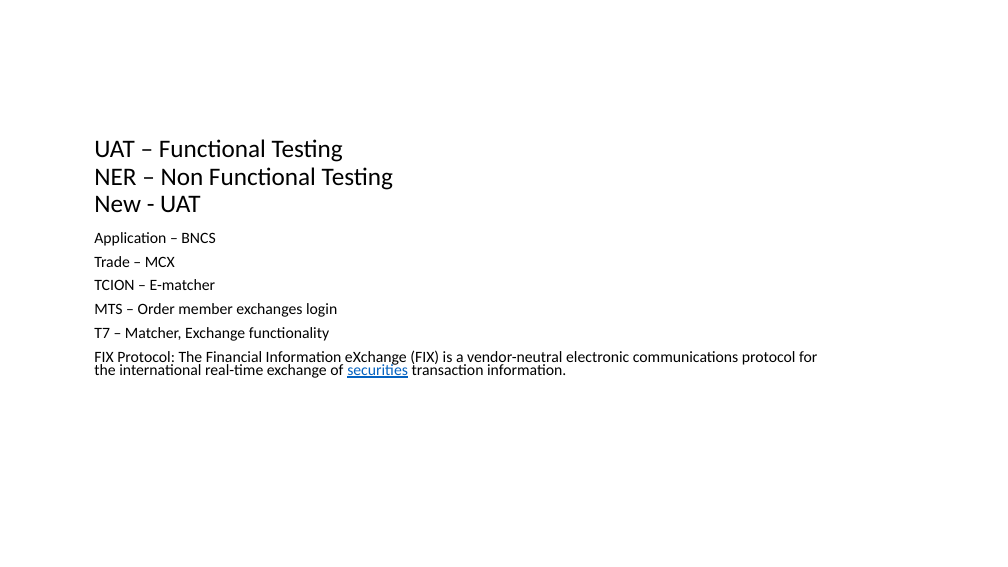
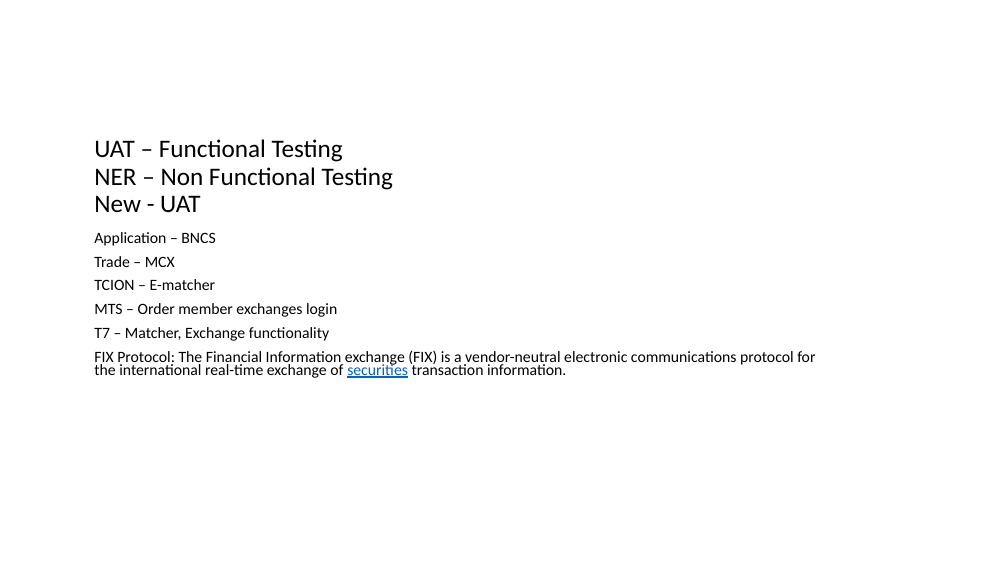
Before and after one commit to billionri/Personal-Docs, a slide deck: slide 1 of UAT – Functional Testing.pptx. Drawn at 1008x567 pixels with LibreOffice and Linux fonts; fonts in the diff are those of the drawing. Boxes give left, top, right and bottom in pixels: in the first picture for what was removed or moved away, otherwise in the second. Text is boxed around its words. In the diff, an @@ line names an element or a change of style, - is before the commit and + after.

```diff
--- a/UAT – Functional Testing.pptx
+++ b/UAT – Functional Testing.pptx
@@ subtitle at [94, 350, 815, 378]: text changed @@
-FIX Protocol: The Financial Information eXchange (FIX) is a vendor-neutral electronic communications protocol for the international real-time exchange of securities transaction information.
+FIX Protocol: The Financial Information exchange (FIX) is a vendor-neutral electronic communications protocol for the international real-time exchange of securities transaction information.
```
Also in this commit, not shown: 3 other slides changed, 5 slides added.
